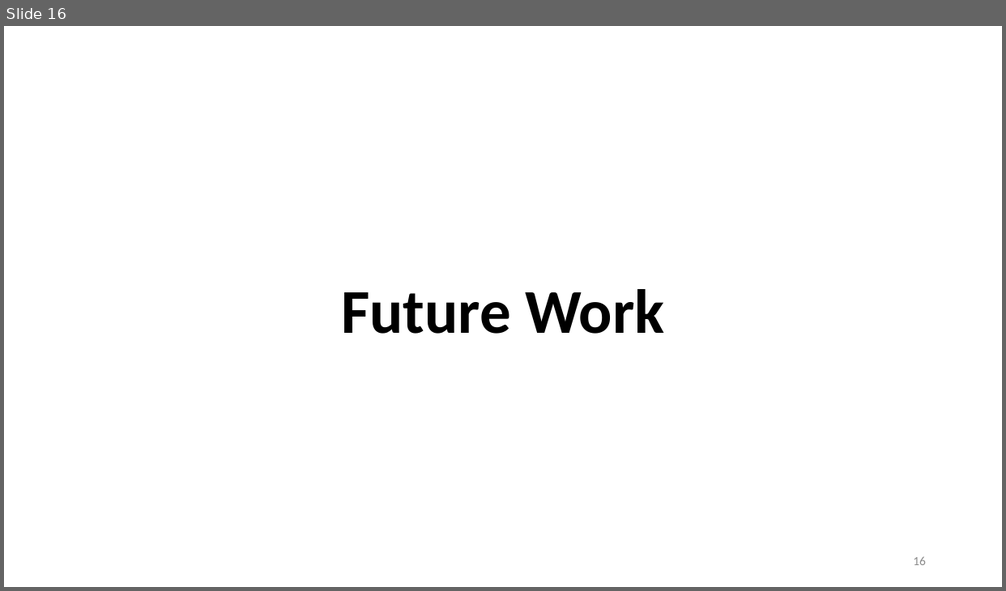
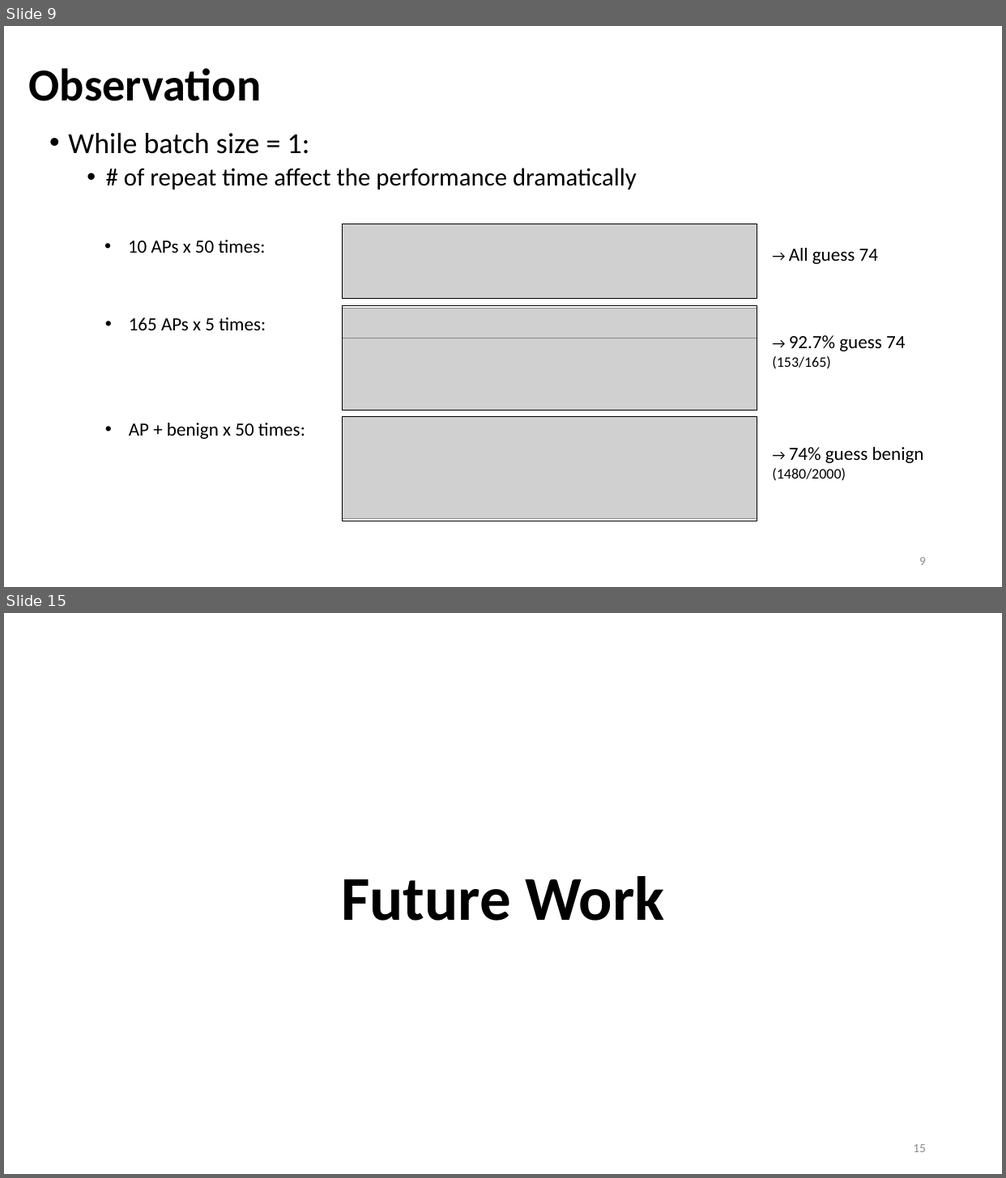
Before and after one commit to Bai1026/Intern-IIS, a slide deck: Meeting/Presentation_0816.pptx. Shown one above the other, each under a label of ours: slide 16 before the commit, slides 9 and 15 after it; the slides between them are not shown. The pictures are 1006x591 and 1006x1178 pixels, drawn with LibreOffice and Linux fonts; fonts in the diff are those of the drawing; grey boxes stand for pictures. Boxes give left, top, right and bottom in pixels: in the first picture for what was removed or moved away, otherwise in the second. Text is boxed around its words. In the diff, an @@ line names an element or a change of style, - is before the commit and + after.

```diff
--- a/Meeting/Presentation_0816.pptx
+++ b/Meeting/Presentation_0816.pptx
@@ slide 9 added at (4, 26, 1002, 587), background #FFFFFF @@
@@ title added at (29, 68, 262, 101), 44 pt, text #000000, bold @@
+Observation
@@ text added at (68, 133, 637, 190), 24 pt, text #000000 @@
+• While batch size = 1:
+  • # of repeat time affect the performance dramatically
@@ text added at (128, 240, 266, 253), 18 pt, text #000000 @@
+• 10 APs x 50 times:
@@ picture added at (343, 224, 757, 299) @@
@@ rectangle added at (343, 224, 757, 297), outline #000000 0.75 pt @@
@@ text added at (789, 248, 878, 264), 18 pt, text #000000 @@
+→ All guess 74
@@ picture added at (343, 308, 757, 338) @@
@@ rectangle added at (343, 306, 757, 411), outline #000000 0.75 pt @@
@@ text added at (129, 318, 266, 331), 18 pt, text #000000 @@
+• 165 APs x 5 times:
@@ picture added at (343, 338, 757, 411) @@
@@ text added at (772, 335, 905, 369), 18 pt, text #000000 @@
+→ 92.7% guess 74 (153/165)
@@ text added at (129, 423, 305, 439), 18 pt, text #000000 @@
+• AP + benign x 50 times:
@@ picture added at (343, 416, 757, 518) @@
@@ rectangle added at (343, 416, 757, 522), outline #000000 0.75 pt @@
@@ text added at (772, 447, 924, 481), 18 pt, text #000000 @@
+→ 74% guess benign (1480/2000)
@@ page number added at (919, 557, 926, 565), 12 pt, text #8C8C8C @@
+9
@@ what was slide 16 is now slide 15 @@
@@ page number at (913, 1144, 926, 1152): text changed @@
-16
+15
```
Also in this commit, not shown: 5 slides changed, 7 other slides added, 5 slides removed, 20 other files.
